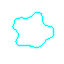
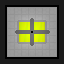
The second (64, 64) image is a revision of the first. Changes to its layers:
showed "walls.png" over [0, 0, 64, 64]
removed group "Effect" (3 layers) over [0, 0, 64, 64]
removed layer "3" from group "Effect" over [0, 0, 64, 64]
showed group "Holding Mechanisms" (2 layers) over [0, 0, 64, 64]
showed group "Batteries" (2 layers) over [0, 14, 64, 64]
showed "Layer 1" over [0, 0, 64, 64]
